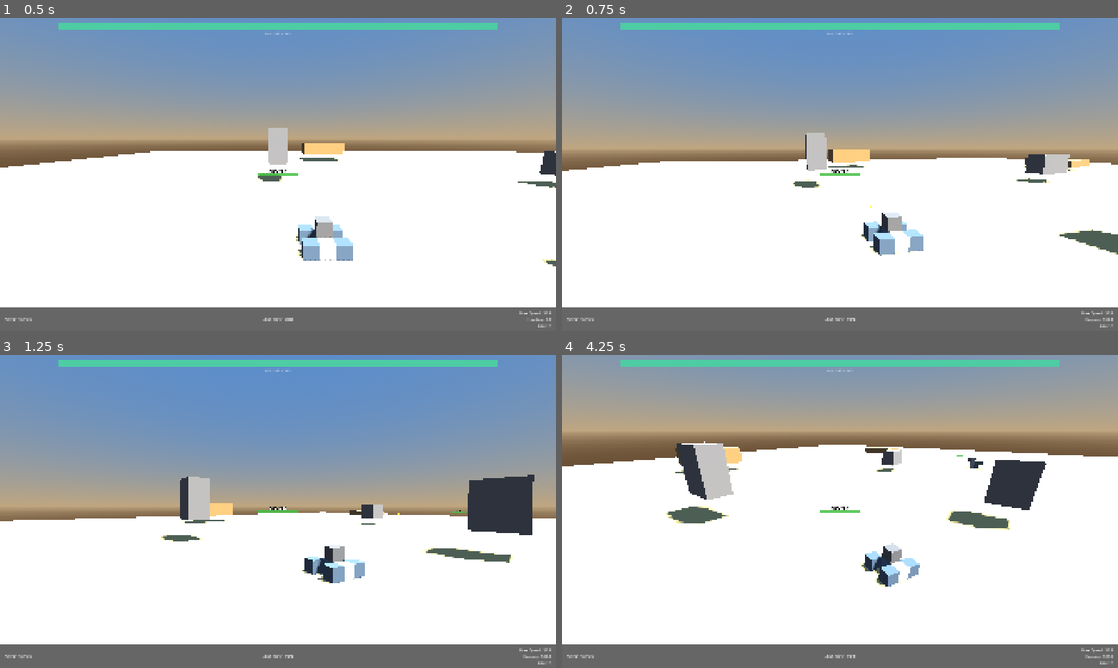
Above: before the commit, frames 1-4 (two rows, left to right).
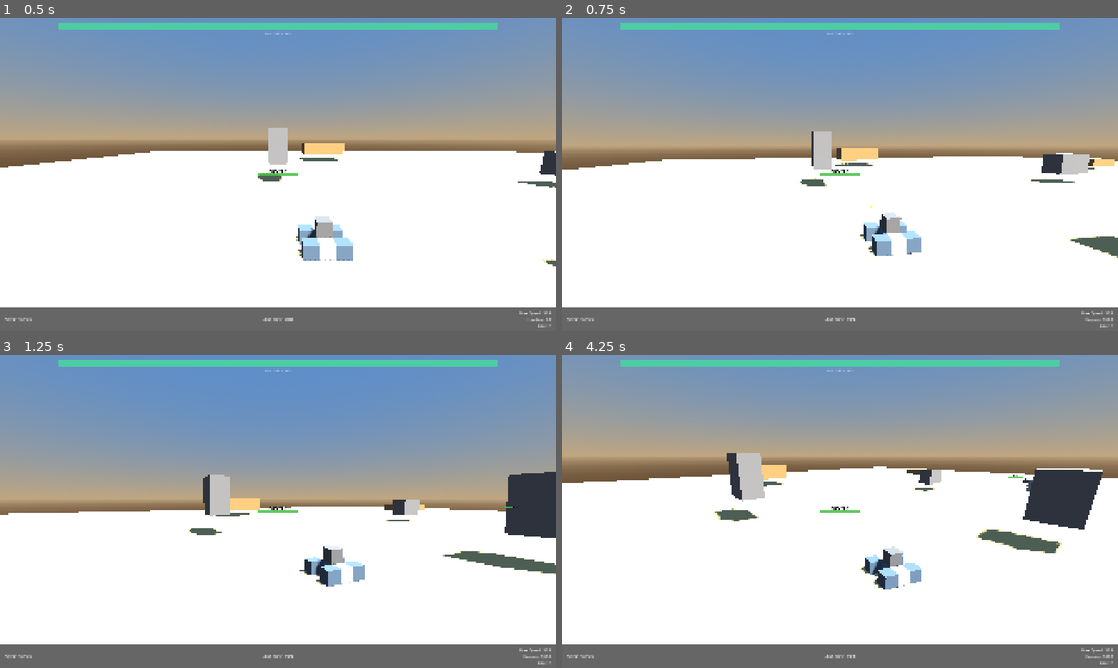
Above: after the commit, the same moments.

Repository: RSnegach/close-encounters
Game: Godot game, scene res://scenes/combat.tscn
Two runs of this game, one before a commit and one after it. Both use one fixed random seed, a clock stepped at 60 frames per second and the inputs below. This scene is started directly instead of the project's main scene.
Inputs (mouse positions are in pixels of both pictures, inside the frame that each line leads up to):
- Up to frame 1 (0.5 s): no input
- Up to frame 2 (0.75 s): tap Enter at 0.5 s; move the mouse to (962, 158) at 0.52 s; hold D from 0.53 s (still down); tap F (dive) at 0.6 s; click (962, 158) at 0.67 s
- Up to frame 3 (1.25 s): keep holding D
- Up to frame 4 (4.25 s): release D at 1.25 s; drag from (728, 527) to (812, 574) at 1.27 s; move the mouse to (895, 442) at 2.02 s; hold D 2.03-2.75 s; tap 0 at 2.1 s; drag from (812, 574) to (673, 464) at 2.77 s; move the mouse to (1006, 558) at 3.52 s; hold A from 3.53 s (still down); tap 9 at 3.6 s

Frame 1 is identical in both runs. In frame 2, 2.7% of the frame differs, in the area x 0-100%, y 36-77%; in frame 3, 8.2%; in frame 4, 28%, in the area x 0-100%, y 13-75%.

Commit message:
Revert sensitivity to 90 + 1%: 90.9 deg/s

Diff:
--- a/scripts/combat/combat_camera.gd
+++ b/scripts/combat/combat_camera.gd
@@ -16,7 +16,7 @@
 var distance: float = 16.0
 
 ## Degrees per second at full screen-edge offset.
-var turn_speed: float = 120.0
+var turn_speed: float = 90.9
 
 var aim_direction: Vector3 = Vector3.FORWARD
 var _screen_center: Vector2 = Vector2.ZERO
